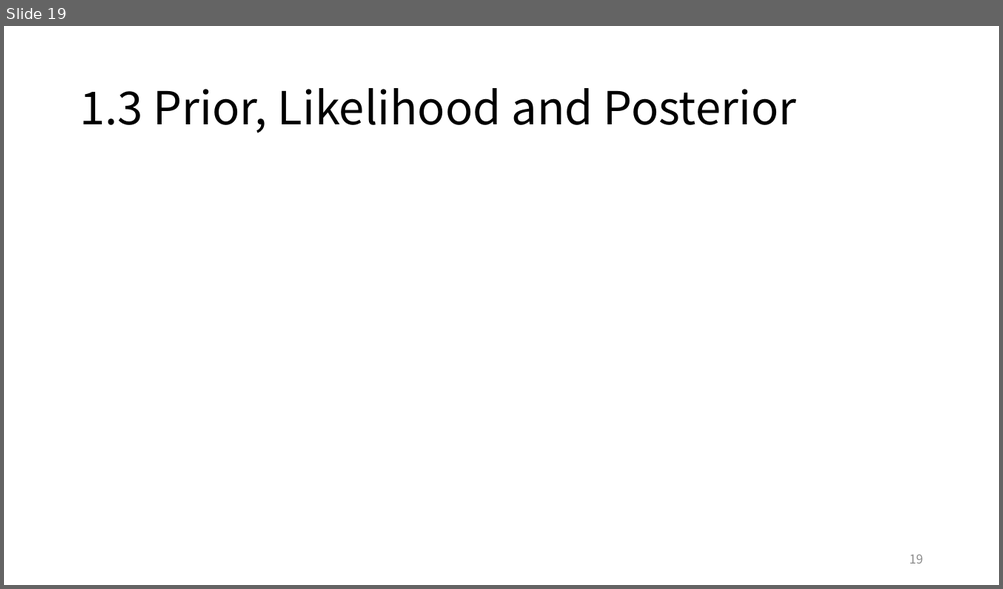
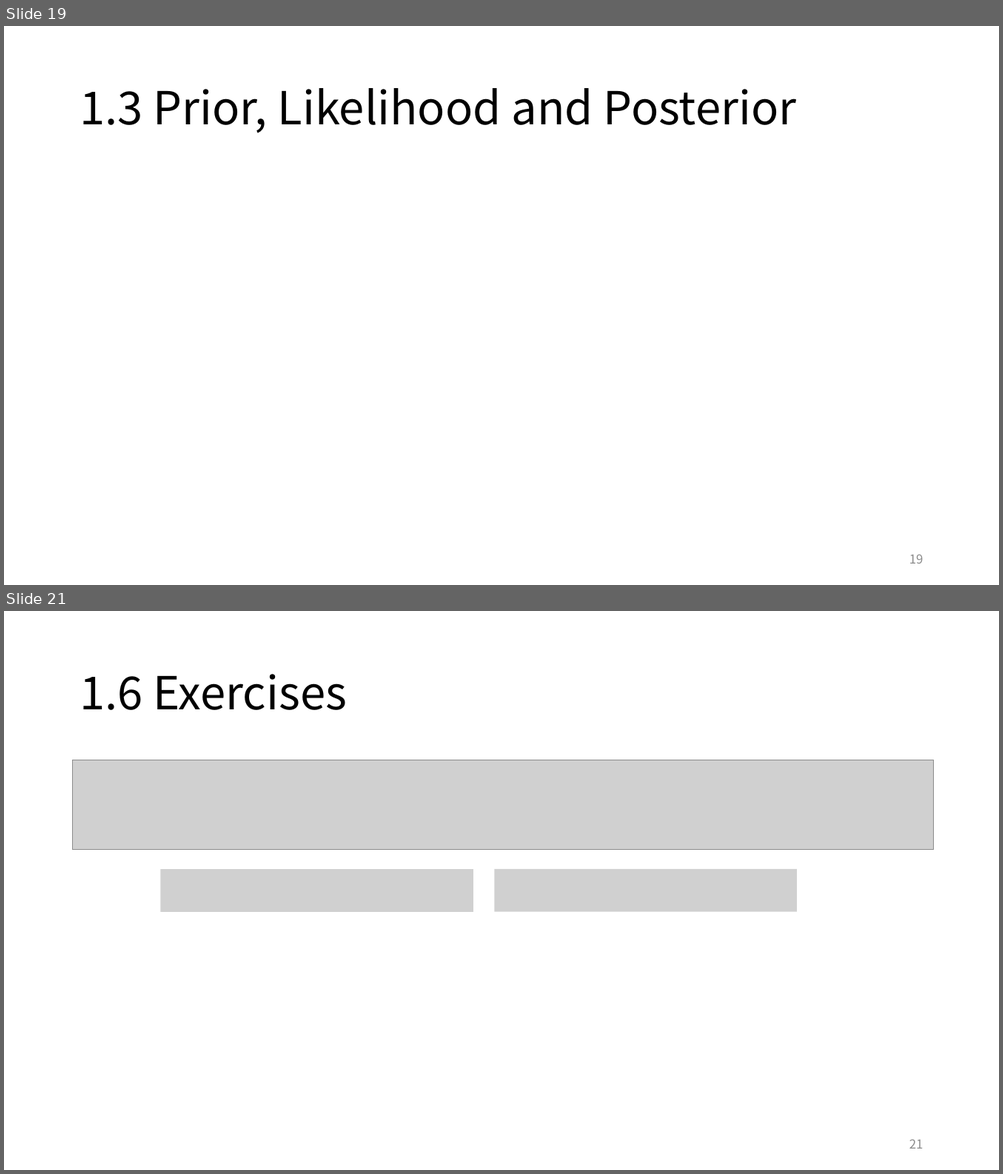
Before and after one commit to ggorr/MachineLearning, a slide deck: BRML/Ch01/BRML_Chapter_1.pptx. Shown one above the other, each under a label of ours: slide 19 before the commit, slides 19 and 21 after it; the slides between them are not shown. The pictures are 1003x589 and 1003x1174 pixels, drawn with LibreOffice and Linux fonts; fonts in the diff are those of the drawing; grey boxes stand for pictures. Boxes give left, top, right and bottom in pixels: in the first picture for what was removed or moved away, otherwise in the second. Text is boxed around its words. In the diff, an @@ line names an element or a change of style, - is before the commit and + after.

```diff
--- a/BRML/Ch01/BRML_Chapter_1.pptx
+++ b/BRML/Ch01/BRML_Chapter_1.pptx
@@ slide 21 added at <box>4,611,999,1170</box>, background #FFFFFF @@
@@ title added at <box>79,674,347,710</box>, 44 pt, text #000000 @@
+1.6 Exercises
@@ picture added at <box>73,760,933,851</box> @@
@@ picture added at <box>161,869,473,911</box> @@
@@ picture added at <box>494,869,797,911</box> @@
@@ page number added at <box>909,1139,923,1149</box>, 12 pt, text #8C8C8C @@
+21
```
Also in this commit, not shown: 1 other slide added.
